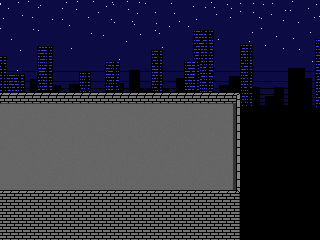
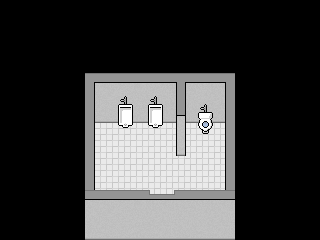
Comparing the layer stacks of the two 320 x 240 images. Changes:
showed "Toilet" over [198, 104, 213, 134]
showed "Urinal copy" over [148, 96, 163, 128]
showed "Urinal" over [118, 96, 133, 128]
hid group "RoomParts" (5 layers) over [0, 9, 320, 240]
showed group "Restroom" (9 layers) over [0, 0, 320, 240]
added layer "Door Wall" (2nd of 2, in "Restroom") in group "Restroom" over [148, 190, 176, 240]
painted on "Layer 10 copy" over [150, 190, 174, 194]
hid group "E-4" (8 layers) over [0, 0, 320, 240]
